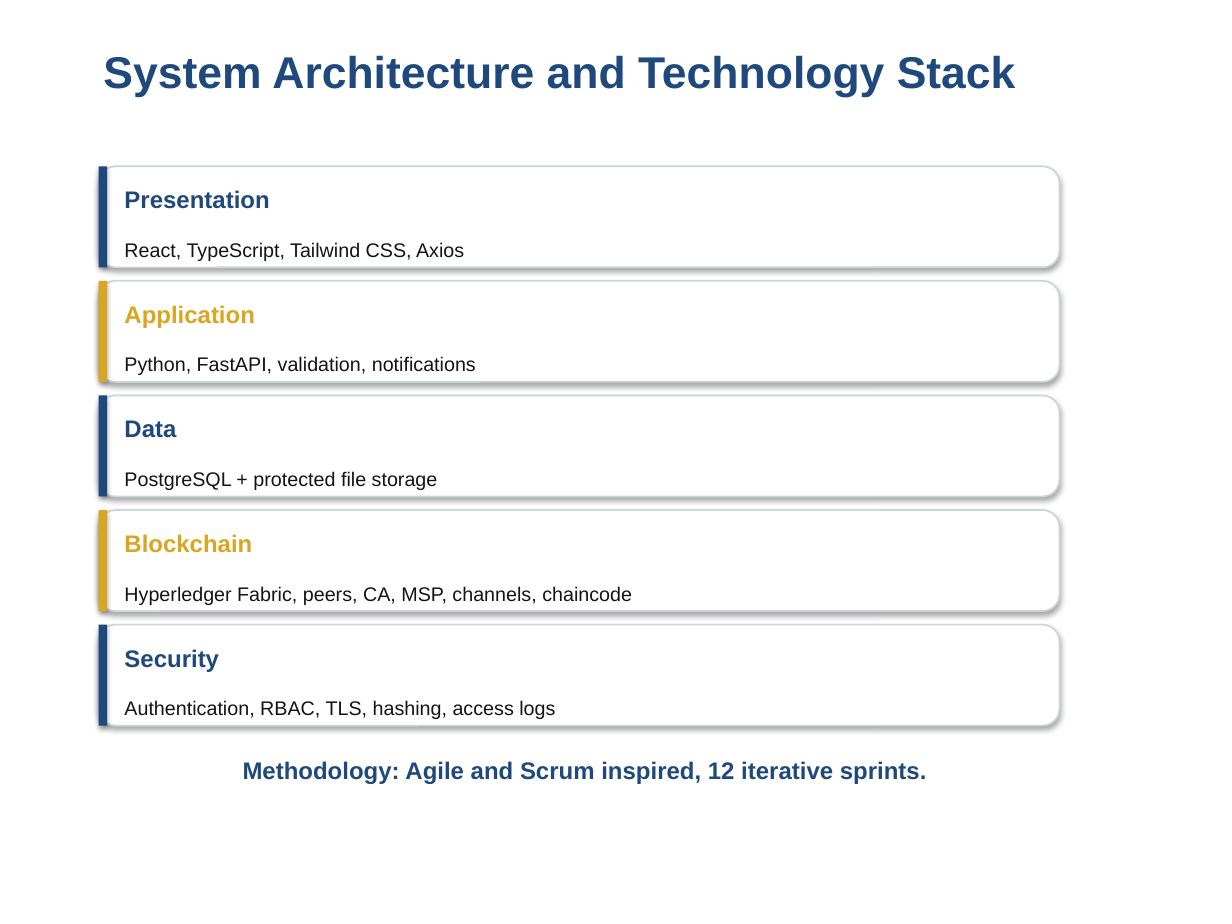
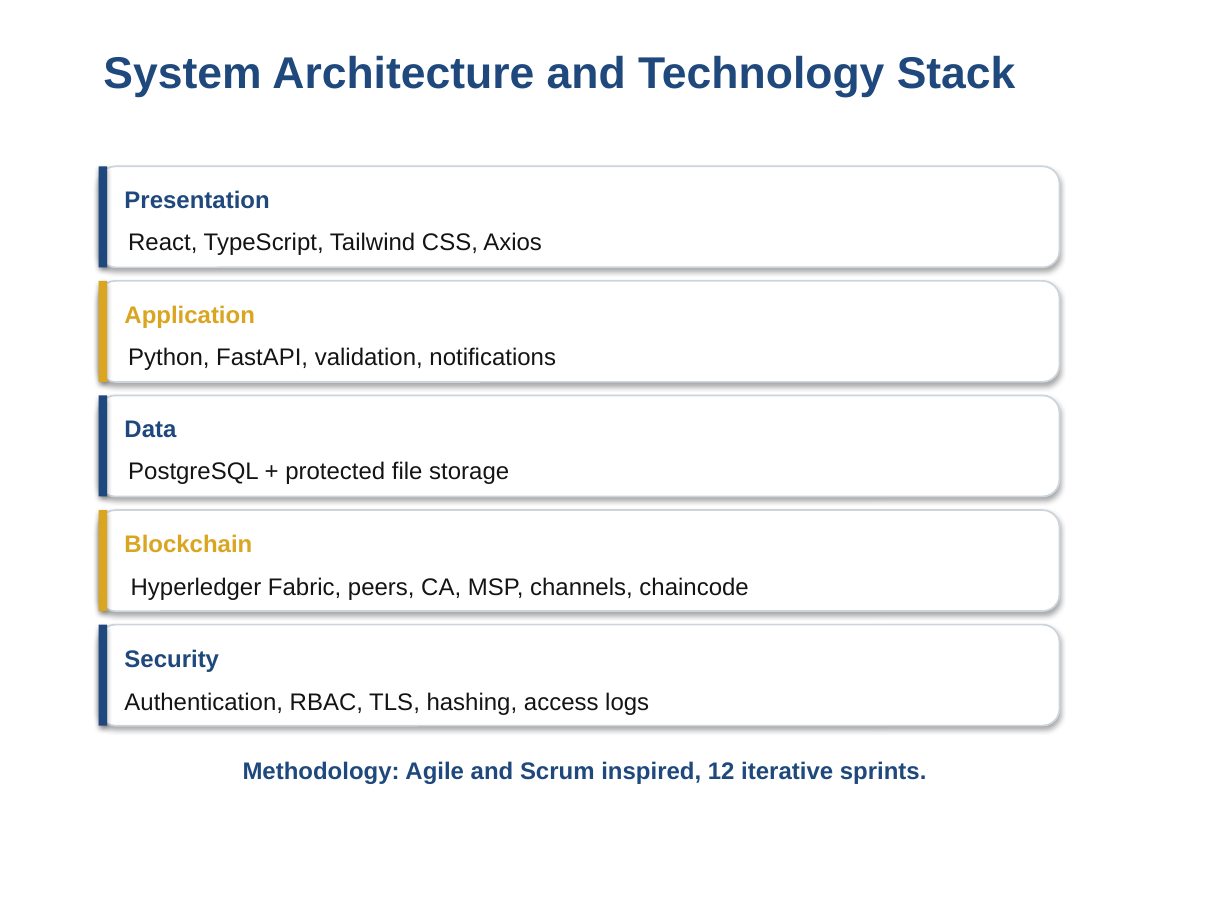
Before and after one commit to Sharaiz333/FYPBSCS_Digital-FIR-blockchain_2026, a slide deck: slide 15 of Final_Digital_FIR_Final_FYP_Presentation.pptx (slide 14 before the commit). Drawn at 1232x924 pixels with LibreOffice and Linux fonts; fonts in the diff are those of the drawing; background and template pictures are left out. Boxes give left, top, right and bottom in pixels: in the first picture for what was removed or moved away, otherwise in the second. Text is boxed around its words. In the diff, an @@ line names an element or a change of style, - is before the commit and + after.

```diff
--- a/Final_Digital_FIR_Final_FYP_Presentation.pptx
+++ b/Final_Digital_FIR_Final_FYP_Presentation.pptx
@@ text "React, TypeScript, Tailwind CSS, Axios" moved from (x1=124, y1=242, x2=464, y2=261) to (x1=128, y1=232, x2=542, y2=255) @@
@@ text "Python, FastAPI, validation, notifications" moved from (x1=124, y1=356, x2=476, y2=375) to (x1=128, y1=347, x2=556, y2=370) @@
@@ text "PostgreSQL + protected file storage" moved from (x1=124, y1=471, x2=438, y2=490) to (x1=128, y1=461, x2=509, y2=484) @@
@@ size 11.5 to 14 pt in 5 elements at (x1=124, y1=692, x2=649, y2=715), (x1=128, y1=232, x2=542, y2=255), (x1=128, y1=347, x2=556, y2=370), (x1=128, y1=461, x2=509, y2=484), (x1=131, y1=577, x2=748, y2=600) @@
@@ text "Hyperledger Fabric, peers, CA, MSP, ..." moved from (x1=124, y1=586, x2=632, y2=605) to (x1=131, y1=577, x2=748, y2=600) @@
@@ text "Authentication, RBAC, TLS, hashing, access ..." moved from (x1=124, y1=700, x2=555, y2=719) to (x1=124, y1=692, x2=649, y2=715) @@
```
Also in this commit, not shown: 13 other slides changed, 1 slide added, 3 other files.
